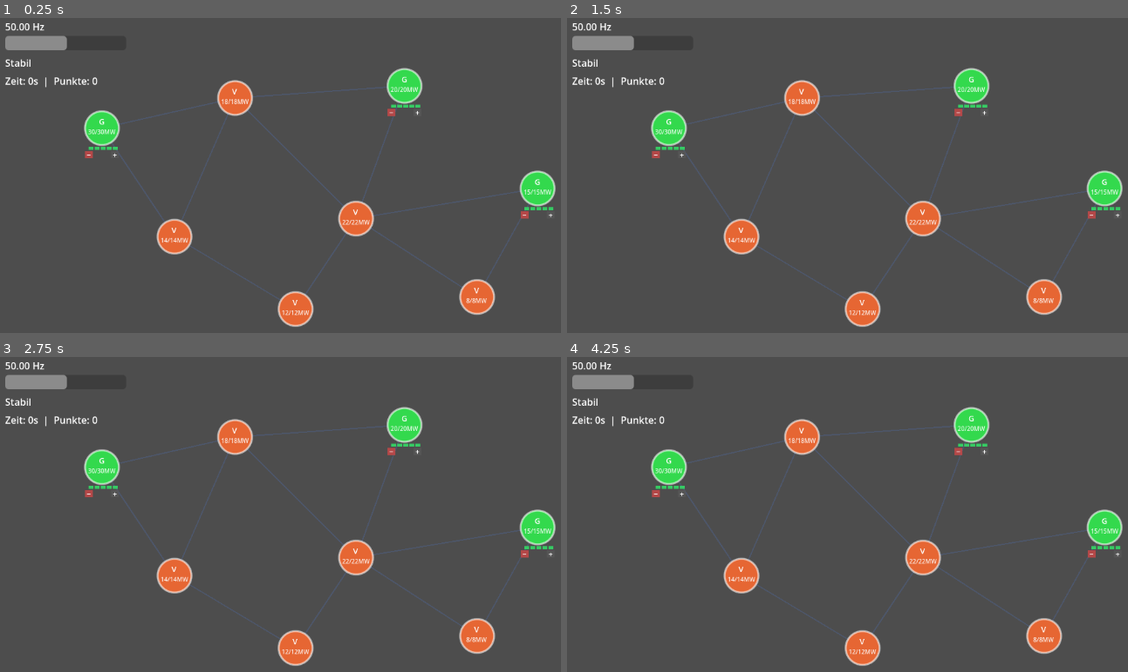
Above: before the commit, frames 1-4 (two rows, left to right).
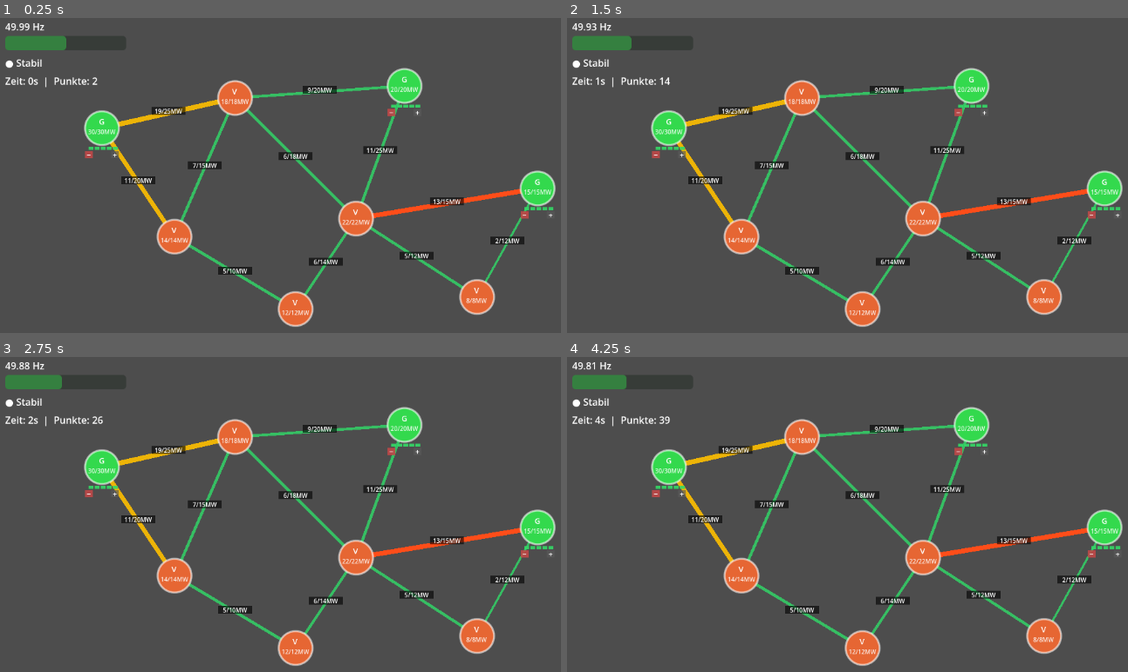
Above: after the commit, the same moments.

Repository: Timjo13/StromnetzSim
Game: Godot game, scene res://scenes/Main.tscn
Two runs of this game, one before a commit and one after it. Both use one fixed random seed, a clock stepped at 60 frames per second and the inputs below.
Inputs (mouse positions are in pixels of both pictures, inside the frame that each line leads up to):
- Up to frame 1 (0.25 s): no input
- Up to frame 2 (1.5 s): move the mouse to (1060, 181) at 0.52 s; click (1060, 181) at 0.67 s; move the mouse to (768, 222) at 1.27 s; click (768, 222) at 1.42 s
- Up to frame 3 (2.75 s): move the mouse to (409, 454) at 2.02 s; click (409, 454) at 2.17 s
- Up to frame 4 (4.25 s): move the mouse to (875, 621) at 2.77 s; click (875, 621) at 2.92 s; tap Enter at 3.5 s; move the mouse to (1116, 599) at 3.52 s; click (1116, 599) at 3.67 s

The runs differ from the first frame. In frame 1, 4.4% of the frame differs, in the area x 0-95%, y 1-91%; in frame 2, 4.5%; in frame 3, 4.5%; in frame 4, 4.5%.
Error before the commit: Parse Error: Cannot infer the type of "demand" variable because the value doesn't have a set type. (res://scripts/GridManager.gd:114)

Commit message:
FIX: GDScript-Typfehler in _update_line_flows – explizite float-Annotationen
Variablen aus Variant-Quellen (Array-Elemente, Dictionary.get()) können nicht
per := inferiert werden. demand, served, power, f explizit als float deklariert;
hop und ln ohne Typ-Inferenz (var x = ...).

Co-Authored-By: Claude Sonnet 4.6 <noreply@anthropic.com>

Diff:
--- a/scripts/GridManager.gd
+++ b/scripts/GridManager.gd
@@ -111,10 +111,10 @@
 	# For each consumer: BFS to all reachable generators, distribute
 	# scaled demand proportionally, route along shortest-path tree.
 	for consumer in grid_nodes:
-		var demand := -consumer.get_power()
+		var demand: float = -consumer.get_power()
 		if demand <= 0.0:
 			continue
-		var served := demand * supply_ratio
+		var served: float = demand * supply_ratio
 
 		# BFS from consumer outward
 		var parent: Dictionary = {consumer: null}
@@ -138,11 +138,11 @@
 
 		# Route each generator's proportional share back toward consumer
 		for gen in gens:
-			var power := served * gen.get_power() / gen_sum
+			var power: float = served * gen.get_power() / gen_sum
 			var curr  = gen
 			while parent.get(curr) != null:
-				var hop := parent[curr]
-				var ln  := hop.line
+				var hop = parent[curr]
+				var ln  = hop.line
 				flow_acc[ln] += power if ln.node_a == curr else -power
 				curr = hop.node
 
@@ -150,7 +150,7 @@
 	for line in grid_lines:
 		if line.tripped:
 			continue
-		var f := flow_acc.get(line, 0.0)
+		var f: float = flow_acc.get(line, 0.0)
 		line.set_flow(abs(f), sign(f) if abs(f) > 0.01 else 1.0)
 
 func _schedule_next_event():
